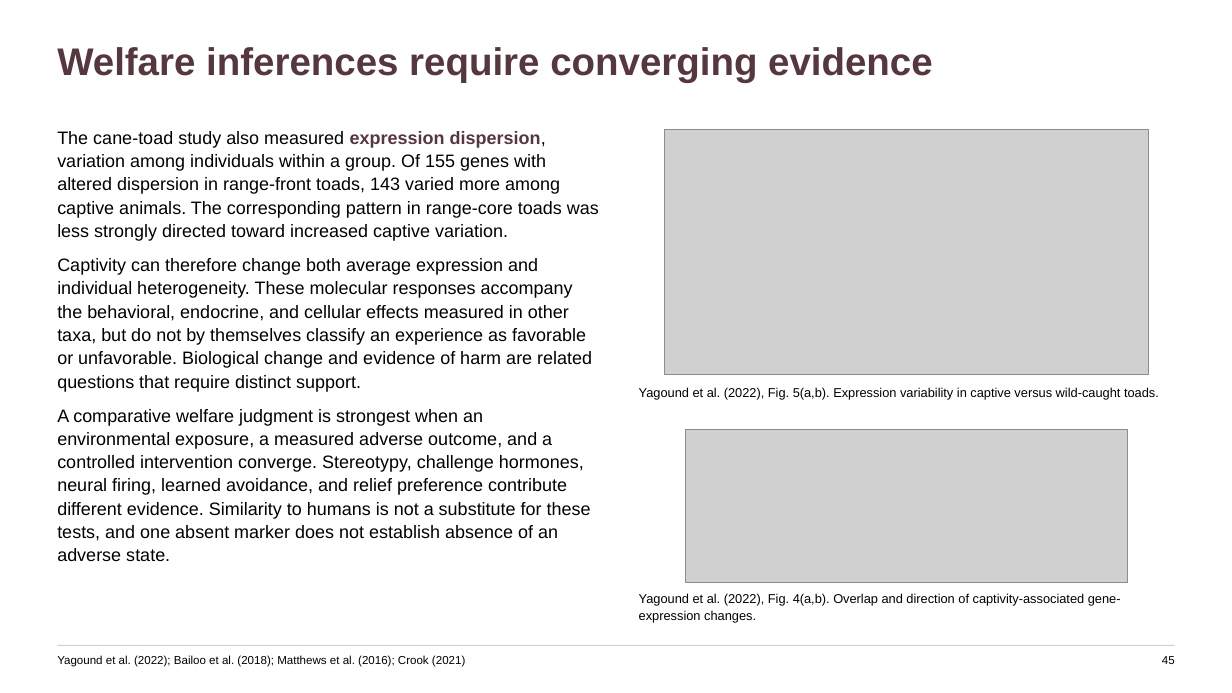
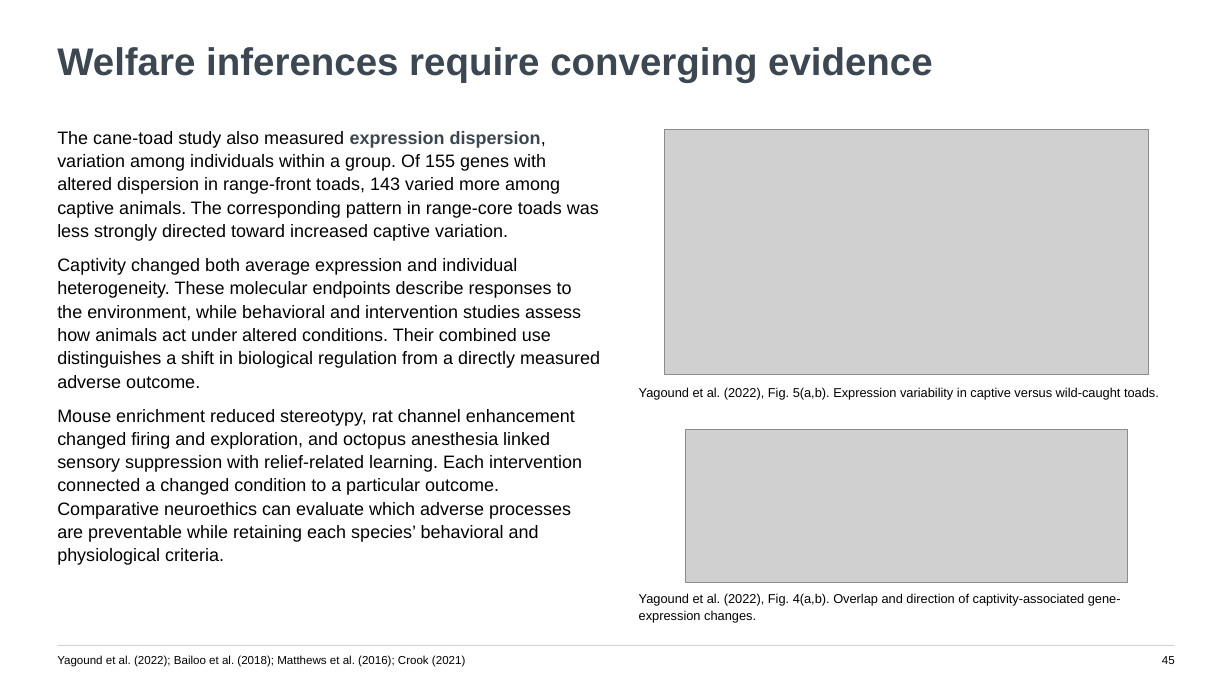
Before and after one commit to jordanxxlopez/NEUROETHOLOGY, a slide deck: slide 45 of lectures/L53/Neuroethology_Lecture53_FA2026.pptx. Drawn at 1232x693 pixels with LibreOffice and Linux fonts; fonts in the diff are those of the drawing; grey boxes stand for pictures. Boxes give left, top, right and bottom in pixels: in the first picture for what was removed or moved away, otherwise in the second. Text is boxed around its words. In the diff, an @@ line names an element or a change of style, - is before the commit and + after.

Commit message:
Revise Lecture 53 with teaching-focused paragraphs and new theme

```diff
--- a/lectures/L53/Neuroethology_Lecture53_FA2026.pptx
+++ b/lectures/L53/Neuroethology_Lecture53_FA2026.pptx
@@ text "Welfare inferences require converging evidence" at (57,47,933,83): text colour #56373E to #3C4752 @@
@@ text at (57,131,599,241): text colour #56373E to #3C4752 in "expression dispersion," @@
@@ text at (57,258,600,565): text changed @@
-Captivity can therefore change both average expression and individual heterogeneity. These molecular responses accompany the behavioral, endocrine, and cellular effects measured in other taxa, but do not by themselves classify an experience as favorable or unfavorable. Biological change and evidence of harm are related questions that require distinct support.
-A comparative welfare judgment is strongest when an environmental exposure, a measured adverse outcome, and a controlled intervention converge. Stereotypy, challenge hormones, neural firing, learned avoidance, and relief preference contribute different evidence. Similarity to humans is not a substitute for these tests, and one absent marker does not establish absence of an adverse state.
+Captivity changed both average expression and individual heterogeneity. These molecular endpoints describe responses to the environment, while behavioral and intervention studies assess how animals act under altered conditions. Their combined use distinguishes a shift in biological regulation from a directly measured adverse outcome.
+Mouse enrichment reduced stereotypy, rat channel enhancement changed firing and exploration, and octopus anesthesia linked sensory suppression with relief-related learning. Each intervention connected a changed condition to a particular outcome. Comparative neuroethics can evaluate which adverse processes are preventable while retaining each species’ behavioral and physiological criteria.
@@ rectangle at (57,645,1175,646): fill #DFCDD2 to #D0D6DC @@
```
Also in this commit, not shown: 45 other slides changed, 7 other files.
